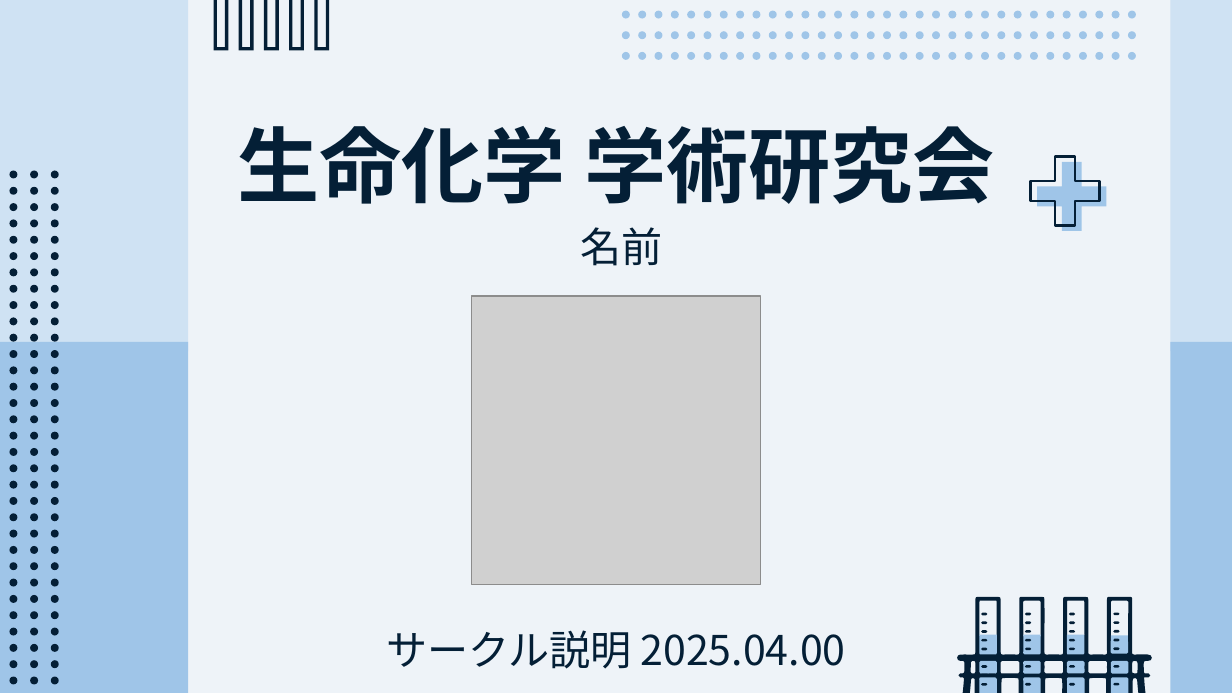
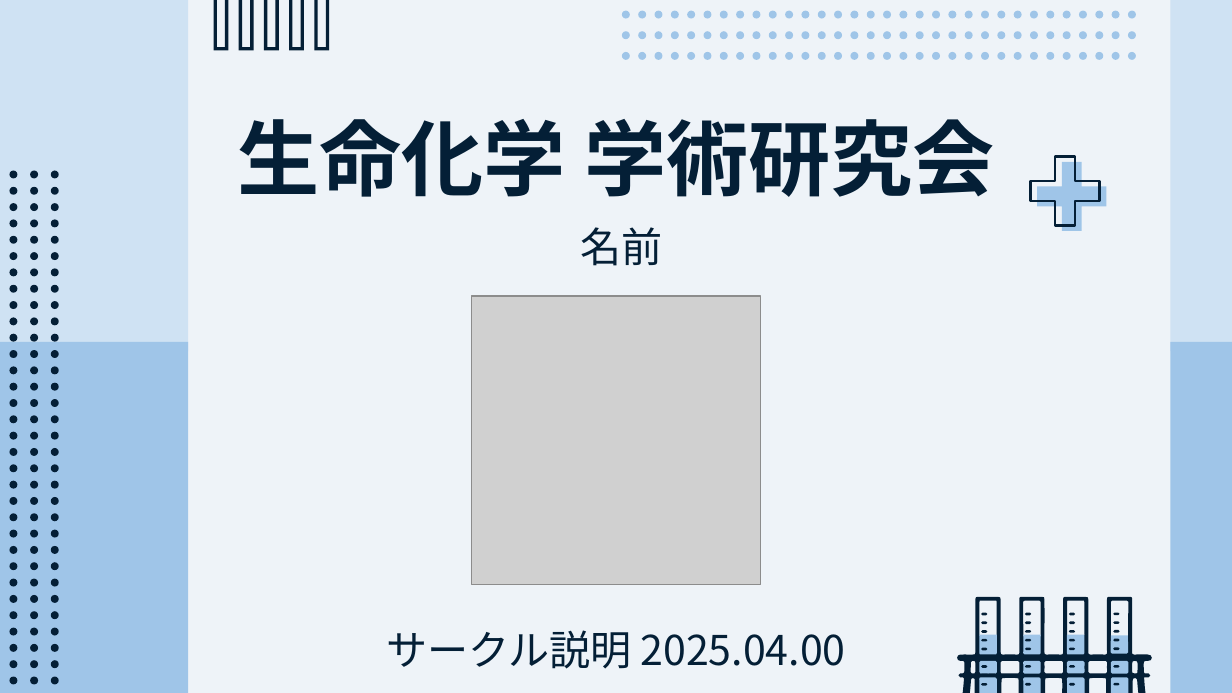
Before and after one commit to CL-ken/CL-ken.github.io, a slide deck: slide 1 of 2025/25_サークル説明.pptx. Drawn at 1232x693 pixels with LibreOffice and Linux fonts; fonts in the diff are those of the drawing; grey boxes stand for pictures. Boxes give left, top, right and bottom in pixels: in the first picture for what was removed or moved away, otherwise in the second. Text is boxed around its words. In the diff, an @@ line names an element or a change of style, - is before the commit and + after.

```diff
--- a/2025/25_サークル説明.pptx
+++ b/2025/25_サークル説明.pptx
@@ title "生命化学 学術研究会" moved from (x1=237, y1=126, x2=995, y2=204) to (x1=237, y1=119, x2=995, y2=197) @@
```
Also in this commit, not shown: 5 other slides changed.
